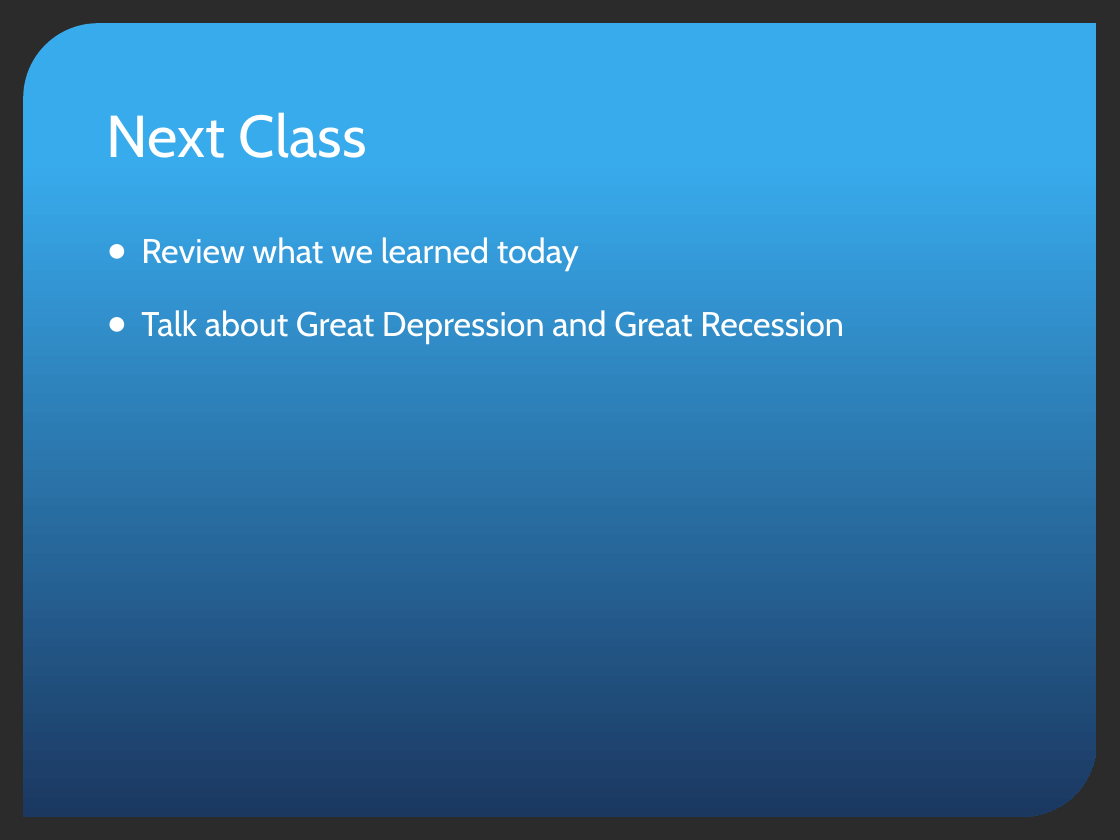
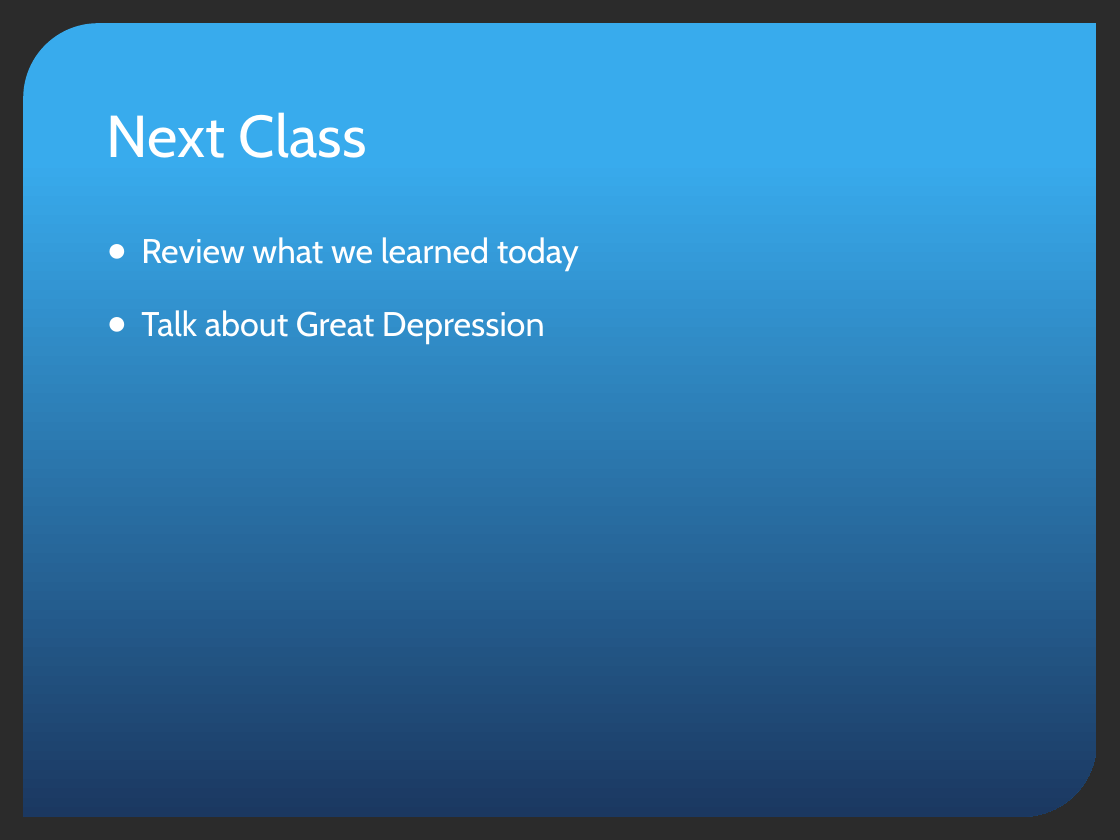
Before and after one commit to Edu-nomics/edu-nomics.github.io, a slide deck: slide 12 of lectures/Lesson-4.pptx. Drawn at 1120x840 pixels with LibreOffice and Linux fonts; fonts in the diff are those of the drawing; background and template pictures are left out; a plain dark background stands for a picture behind light text. Boxes give left, top, right and bottom in pixels: in the first picture for what was removed or moved away, otherwise in the second. Text is boxed around its words. In the diff, an @@ line names an element or a change of style, - is before the commit and + after.

```diff
--- a/lectures/Lesson-4.pptx
+++ b/lectures/Lesson-4.pptx
@@ text at (x1=141, y1=310, x2=545, y2=344): text changed @@
-● Talk about Great Depression and Great Recession
+● Talk about Great Depression
```
Also in this commit, not shown: 1 other file.
